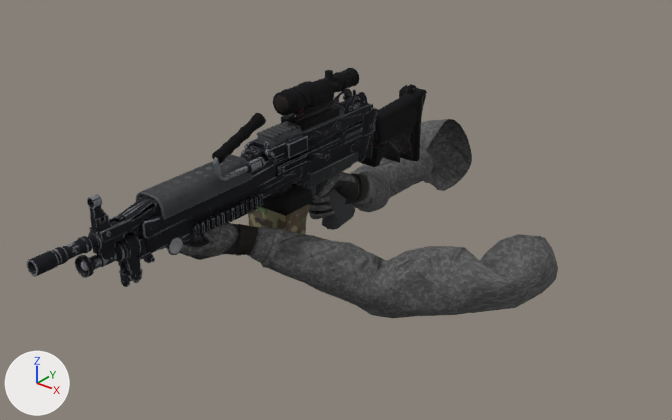
The FBX model Models/Machinegun/Machinegun.fbx: old version first, new version second.
Before and after are seen from a camera (50 mm lens) standing at (10.55, -11.15, 7.65) and looking at (0.44, 1.49, -0.19). Every picture has the same lights, and +X, +Y and +Z are marked at lower left. Where no turn or scale is listed for an object, it has been applied to the vertices.

In view in the first picture: 'Lowpoly002', 'M249_lowpoly'.
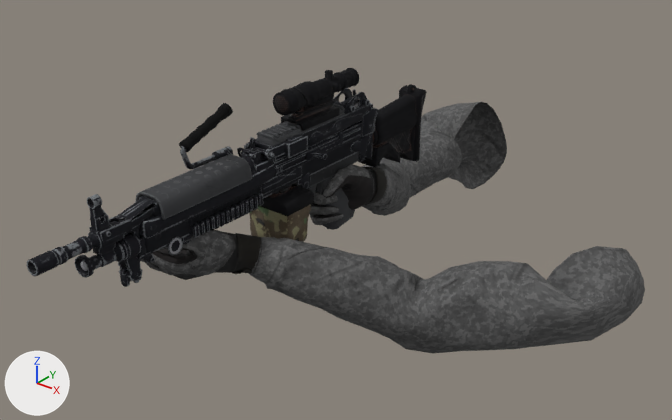
Where the change shows, as pixel boxes [x1, y1, x2, y2] in the pictures (672 x 420 px; the box of a moved part takes in the faces that stretch with it):
'Lowpoly002', reshaped (33% wider, 26% taller)
    before: [179, 119, 558, 318]
    after: [140, 102, 645, 354]
part 1 of me_mesh_001, moved or reshaped
    before: [235, 224, 258, 255]
    after: [232, 233, 261, 274]
part 2 of me_mesh_001, moved or reshaped
    before: [248, 227, 558, 318]
    after: [249, 237, 645, 354]
part 3 of me_mesh_001, moved or reshaped
    before: [179, 222, 243, 258]
    after: [140, 230, 242, 278]
part 4 of me_mesh_001, moved or reshaped
    before: [190, 255, 208, 260]
    after: [173, 274, 196, 280]
part 5 of me_mesh_001, moved or reshaped
    before: [352, 174, 369, 204]
    after: [365, 167, 387, 205]
part 6 of me_mesh_001, moved or reshaped
    before: [349, 119, 472, 212]
    after: [362, 102, 507, 216]
part 7 of me_mesh_001, moved or reshaped
    before: [309, 172, 361, 219]
    after: [309, 164, 377, 225]
part 8 of me_mesh, moved or reshaped
    both: [139, 121, 362, 253]
part 9 of me_mesh, moved or reshaped
    both: [34, 86, 426, 273]

Edits to the bpy script that builds the scene:
```text
Change me_mesh:
    used by ob_m249_lowpoly; location = (0.0, 0.0, 0.0)
    remove me_mesh.from_pydata(...)  # 6964 vertices, 12927 faces; spans x -0.54..0.54, y -4.84..4.85, z -0.86..2.42
    add me_mesh.from_pydata(...)  # 6964 vertices, 12927 faces; spans x -0.51..0.54, y -4.84..4.85, z -0.86..2.42
    me_mesh part 8: the loose piece of 234 vertices spanning x -0.29..0.29, y -2.96..3.07, z 0.35..1.2 is mirrored in x about its middle
    me_mesh part 9: 4786 of 6964 vertices moved; they spanned x -0.54..0.5, y -4.84..4.85, z -0.84..2.42 and now span x -0.51..0.54, y -4.84..4.85, z -0.84..2.42; mean shift (-0.07, 0.0, 0.0); largest move (0.5, -0.46, 2.23) -> (-0.5, -0.46, 2.23)
Change me_mesh_001:
    where me_mesh_001.from_pydata(...)  # 3304 vertices, 6210 faces; spans x -1.75..4.48, y -2.07..8.02, z -2.15..0.62
    used by ob_lowpoly002; location = (0.0, 0.0, 0.0)
    me_mesh_001 part 1: the loose piece of 391 vertices spanning x -0.09..0.49, y -1.07..-0.51, z -0.27..0.33 is scaled about its middle by 1.29, then moved by (0.07, -0.1, -0.2)
    me_mesh_001 part 2: the loose piece of 500 vertices spanning x 0.09..4.48, y -0.87..3.58, z -1.84..0.23 is scaled about its middle by 1.29, then moved by (0.67, 0.52, -0.45)
    me_mesh_001 part 3: the loose piece of 713 vertices spanning x -1.0..0.43, y -2.07..-0.6, z -0.23..0.62 is scaled about its middle by 1.29, then moved by (-0.07, -0.26, -0.16)
    me_mesh_001 part 4: the loose piece of 48 vertices spanning x -0.6..0.05, y -1.75..-1.1, z -0.21..0.04 is scaled about its middle by 1.29, then moved by (-0.07, -0.29, -0.24)
    me_mesh_001 part 5: the loose piece of 391 vertices spanning x -0.26..0.32, y 2.38..2.83, z -0.55..0.1 is scaled about its middle by 1.29, then moved by (0.05, 0.41, -0.06)
    me_mesh_001 part 6: the loose piece of 500 vertices spanning x -1.75..0.28, y 2.55..8.02, z -2.15..-0.01 is scaled about its middle by 1.29, then moved by (-0.17, 1.18, -0.31)
    me_mesh_001 part 7: the loose piece of 713 vertices spanning x -0.49..0.32, y 1.0..2.7, z -0.59..0.35 is scaled about its middle by 1.29, then moved by (0.02, 0.18, -0.03)
```
